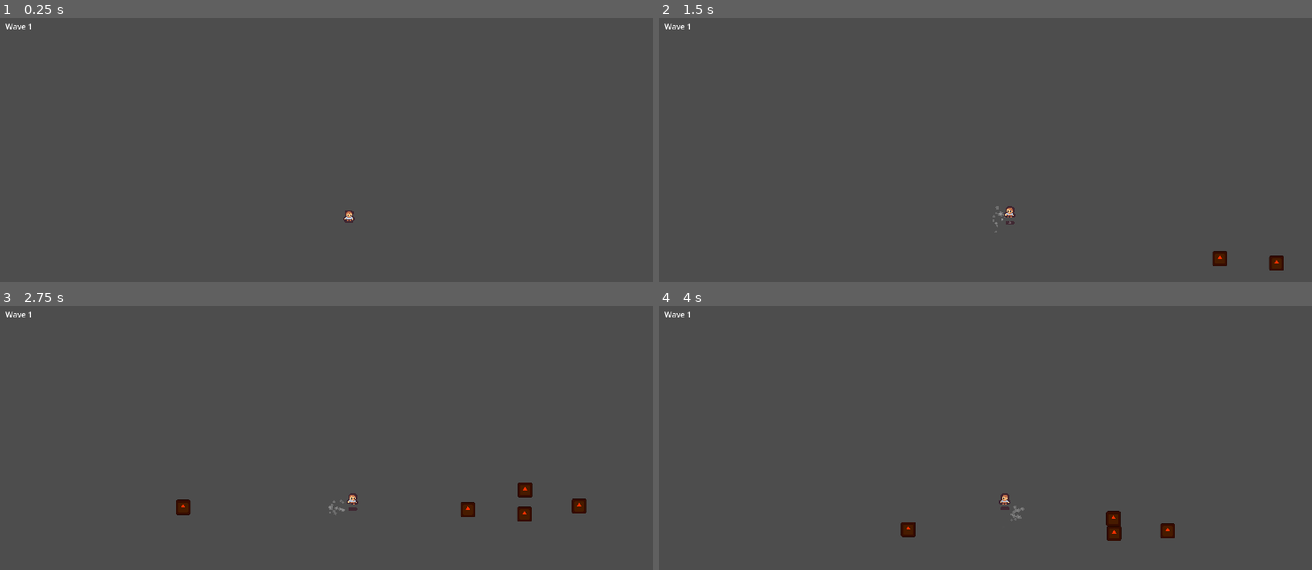
Above: before the commit, frames 1-4 (two rows, left to right).
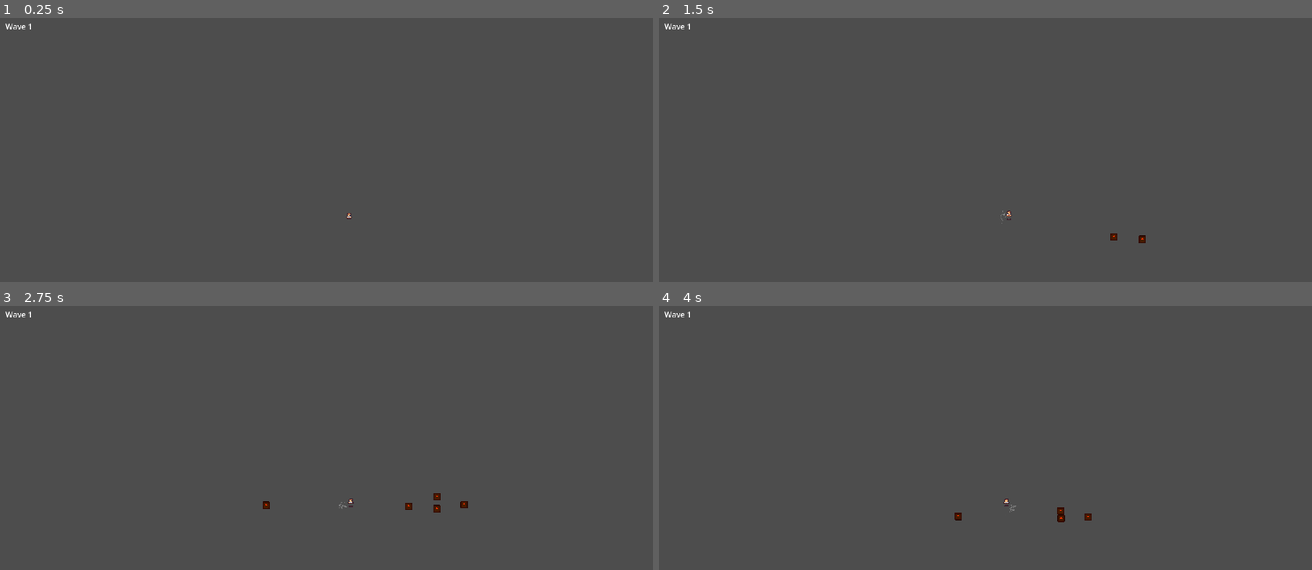
Above: after the commit, the same moments.

Repository: tswic-highdesert/eclipsejam
Game: Godot game, scene res://Levels/wave_testing2.tscn
The game is run twice, just before and just after one commit, with the same random seed, the same clock (stepped at 60 frames per second) and the same inputs. The engine's default icon, where the game draws it, is replaced by a stand-in: a white triangle on a blue panel in a dark square.
Inputs (mouse positions are in pixels of both pictures, inside the frame that each line leads up to):
- Up to frame 1 (0.25 s): no input
- Up to frame 2 (1.5 s): tap Enter at 0.5 s; move the mouse to (1161, 194) at 0.52 s; hold Right (ui_right) 0.53-1.28 s; move the mouse to (867, 234) at 1.27 s; hold Down (ui_down) from 1.28 s (still down)
- Up to frame 3 (2.75 s): move the mouse to (417, 416) at 2.02 s; release Down (ui_down) at 2.03 s; hold Right (ui_right) from 2.03 s (still down)
- Up to frame 4 (4 s): move the mouse to (outside the picture) at 2.77 s; release Right (ui_right) at 2.78 s; hold Up (ui_up) 2.78-3.53 s; move the mouse to (1220, 562) at 3.52 s; hold Left (ui_left) from 3.53 s (still down)

The runs differ from the first frame. In frame 1, less than 0.1% of the frame differs, in the area x 52-55%, y 72-78%; in frame 2, 0.4%; in frame 3, 0.9%, in the area x 26-90%, y 66-82%; in frame 4, 0.8%.

Commit message:
Shader Testing

Diff:
--- a/eclipseJam/Levels/wave_testing2.tscn
+++ b/eclipseJam/Levels/wave_testing2.tscn
@@ -25,7 +25,6 @@
 [node name="Camera2D" type="Camera2D" parent="."]
 position = Vector2(508, 127)
 rotation = 0.00247443
-zoom = Vector2(2, 2)
 position_smoothing_enabled = true
 position_smoothing_speed = 10.0
 
--- /dev/null
+++ b/eclipseJam/Shaders/sun.gdshader
@@ -0,0 +1,26 @@
+shader_type canvas_item;
+
+uniform float time : hint_range(0.0, 10.0) = 0.0; // Time variable
+uniform float speed : hint_range(0.0, 10.0) = 1.0; // Speed of shimmering effect
+uniform float scale : hint_range(0.0, 10.0) = 1.0; // Scale of noise
+uniform vec2 screen_size; // Screen size uniform
+
+// Perlin noise texture
+uniform sampler2D noise_texture;
+
+void fragment() {
+    // Calculate offset using time
+    vec2 offset = vec2(cos(time * speed), sin(time * speed));
+
+    // Calculate UV coordinates
+    vec2 uv = FRAGCOORD.xy / screen_size + offset * 0.1;
+
+    // Sample from noise texture
+    vec4 noise_value = texture(noise_texture, uv * scale);
+
+    // Sample the texture
+    vec4 texColor = texture(TEXTURE, uv + noise_value.xy * 0.1);
+
+    // Output color
+    COLOR = texColor;
+}
Binary file added: eclipseJam/Art/Clouds.png
Not shown, added: eclipseJam/Art/Clouds.png.import
Binary file removed: eclipseJam/Art/Dungeon Pack/tilemap.png
Not shown, removed: eclipseJam/Art/Dungeon Pack/tilemap.png.import
Binary file removed: eclipseJam/Art/Dungeon Pack/tilemap_packed.png
Not shown, removed: eclipseJam/Art/Dungeon Pack/tilemap_packed.png.import
Binary file added: eclipseJam/Art/Eclipse Sun.png
Not shown, added: eclipseJam/Art/Eclipse Sun.png.import
Binary file added: eclipseJam/Art/background sky.jpg
Not shown, added: eclipseJam/Art/background sky.jpg.import
Not shown, added: eclipseJam/Art/eclipse_proxy_city (1).png.import
Binary file removed: eclipseJam/Art/tiles2.png
(and 4 more such lines)
